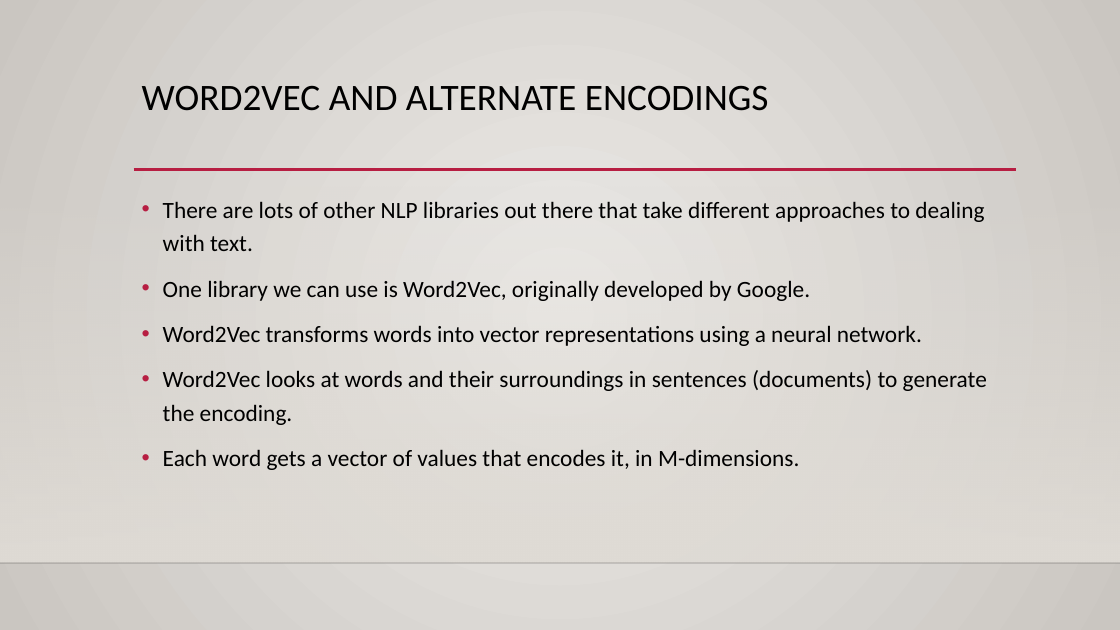
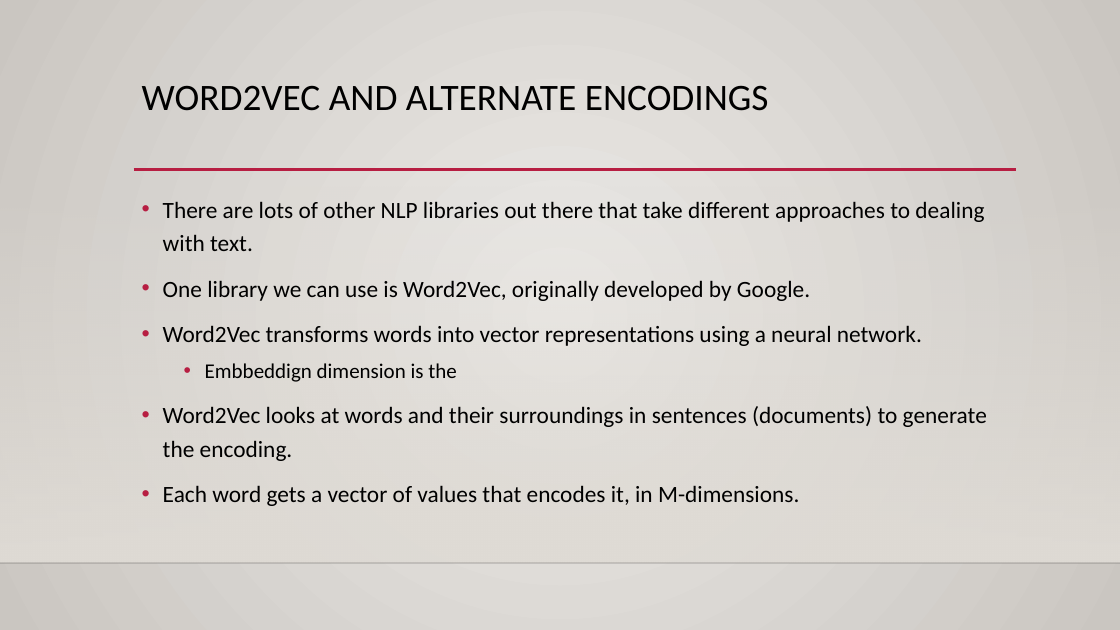
Before and after one commit to AkeemSemperDataScience/Intro_to_Machine_Learning_Students, a slide deck: slide 32 of reference_content/Slides/NLP_2.pptx (slide 31 before the commit). Drawn at 1120x630 pixels with LibreOffice and Linux fonts; fonts in the diff are those of the drawing; background and template pictures are left out. Boxes give left, top, right and bottom in pixels: in the first picture for what was removed or moved away, otherwise in the second. Text is boxed around its words. In the diff, an @@ line names an element or a change of style, - is before the commit and + after.

```diff
--- a/reference_content/Slides/NLP_2.pptx
+++ b/reference_content/Slides/NLP_2.pptx
@@ text at (205, 363, 456, 382): paragraph added @@
+  • Embbeddign dimension is the
```
Also in this commit, not shown: 3 other slides changed, 1 slide added, 3 other files.
